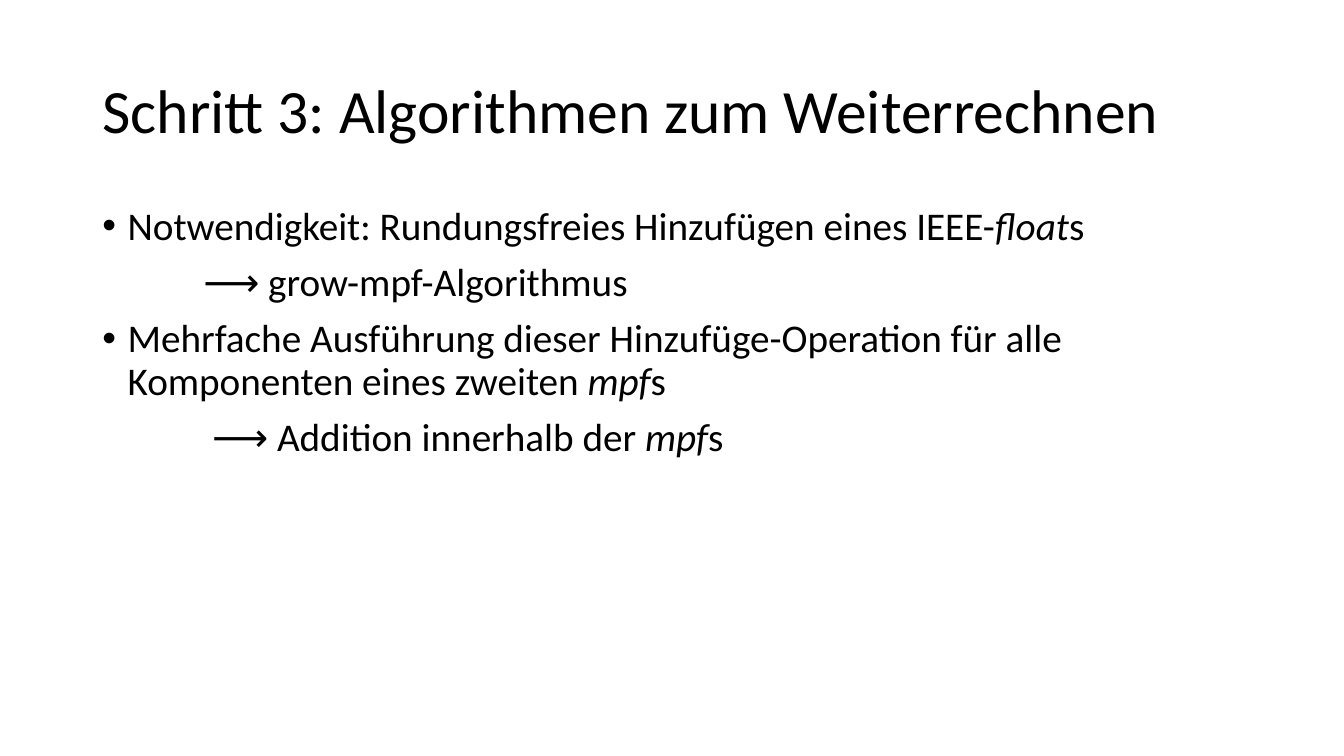
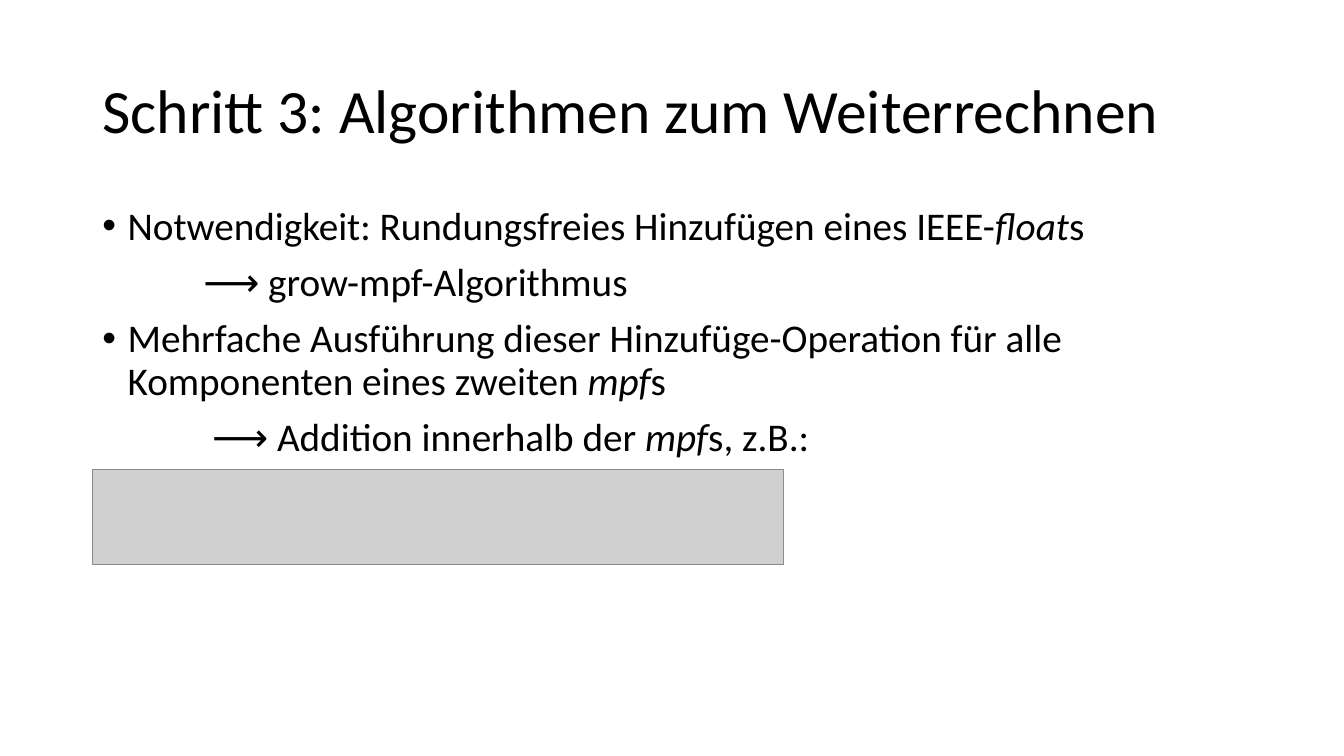
Before and after one commit to Helli/IsabelleBasicNumericalProofs, a slide deck: slide 10 of Vortrag.pptx. Drawn at 1344x756 pixels with LibreOffice and Linux fonts; fonts in the diff are those of the drawing; grey boxes stand for pictures. Boxes give left, top, right and bottom in pixels: in the first picture for what was removed or moved away, otherwise in the second. Text is boxed around its words. In the diff, an @@ line names an element or a change of style, - is before the commit and + after.

```diff
--- a/Vortrag.pptx
+++ b/Vortrag.pptx
@@ text at bbox=[277, 423, 809, 458]: text changed @@
-⟶ Addition innerhalb der mpfs
+⟶ Addition innerhalb der mpfs, z.B.:
@@ picture added at bbox=[93, 470, 784, 565] @@
```
Also in this commit, not shown: 6 other slides changed, 1 slide removed.
